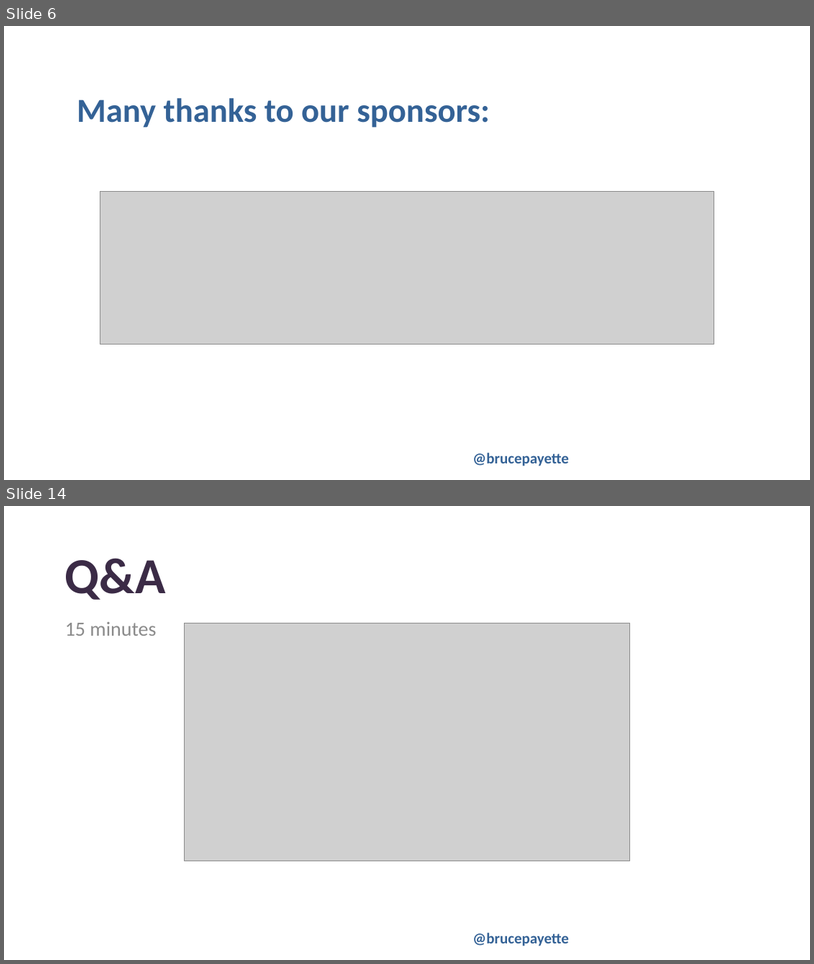
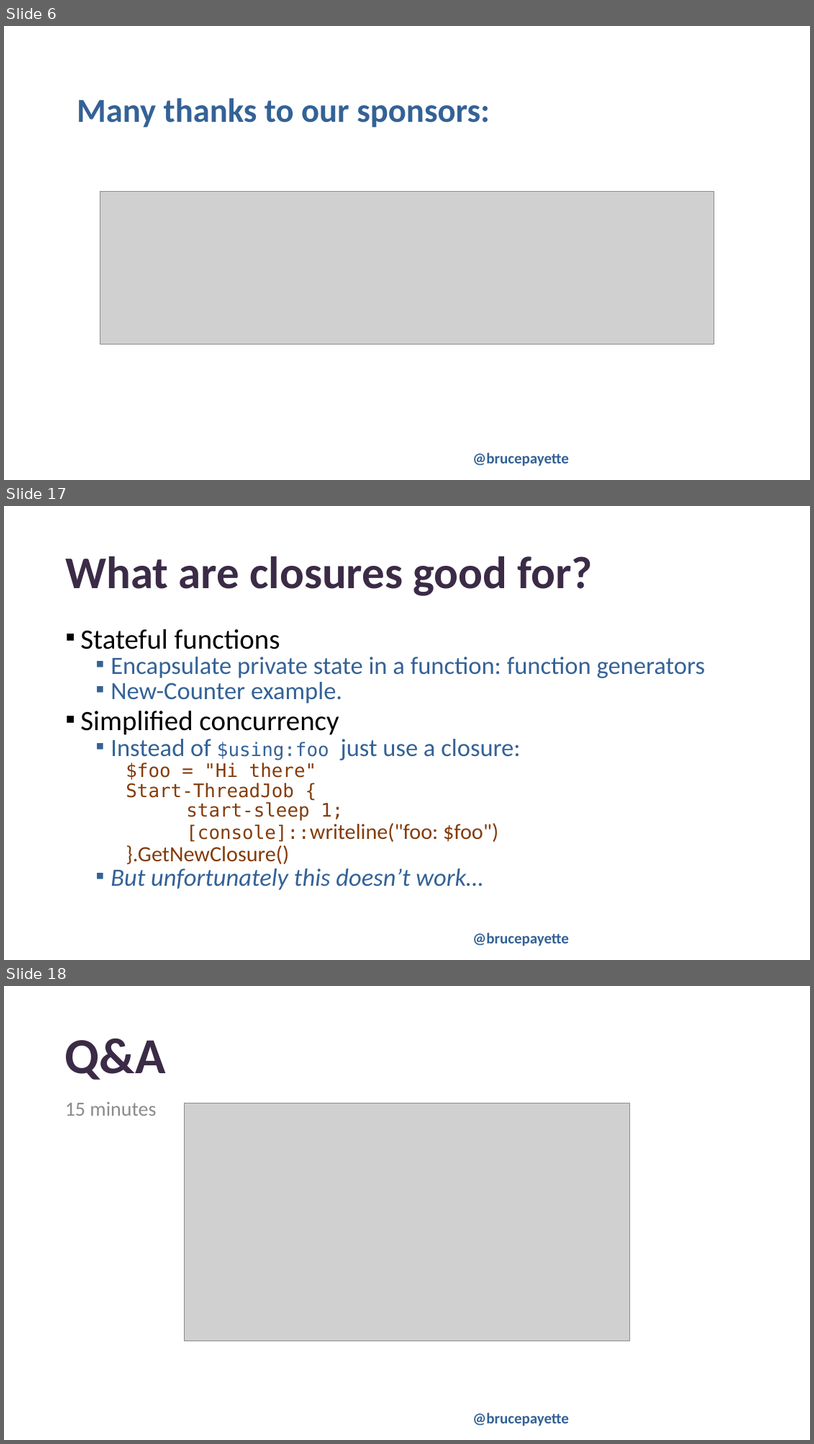
Before and after one commit to BrucePay/PSConfEU2024, a slide deck: payette_2024_closures.pptx. Shown one above the other, each under a label of ours: slides 6 and 14 before the commit, slides 6, 17 and 18 after it; the slides between them are not shown. The pictures are 814x964 and 814x1444 pixels, drawn with LibreOffice and Linux fonts; fonts in the diff are those of the drawing; grey boxes stand for pictures; background and template pictures are left out. Boxes give left, top, right and bottom in pixels: in the first picture for what was removed or moved away, otherwise in the second. Text is boxed around its words. In the diff, an @@ line names an element or a change of style, - is before the commit and + after.

Commit message:
Added example file, fleshed out the powerpoint

```diff
--- a/payette_2024_closures.pptx
+++ b/payette_2024_closures.pptx
@@ slide 17 added at box(4, 506, 810, 960), background picture (left out); not listed: 1 template element that a slide beside it also shows @@
@@ title added at box(65, 556, 592, 596), 54 pt, text #3B2B46, bold @@
+What are closures good for?
@@ text added at box(80, 629, 705, 890), 29.6 pt, text #346297 @@
+▪ Stateful functions
+  ▪ Encapsulate private state in a function: function generators
+  ▪ New-Counter example.
+▪ Simplified concurrency
+  ▪ Instead of $using:foo just use a closure:
+    $foo = "Hi there"
+    Start-ThreadJob {
+    start-sleep 1;
+    [console]::writeline("foo: $foo")
+    }.GetNewClosure()
+  ▪ But unfortunately this doesn’t work…
@@ what was slide 14 is now slide 18 @@
```
Also in this commit, not shown: 6 slides changed, 4 other slides added, 1 slide removed, 1 other file.
